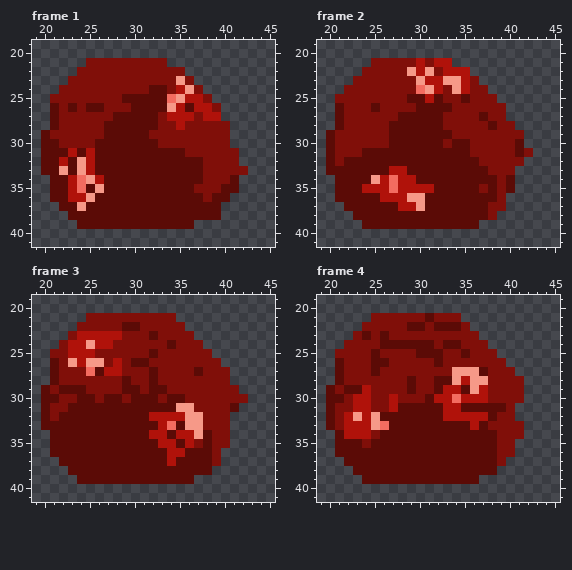
Pixel-art file -- sprites/player-mid-move.aseprite. Above is the file before it was changed.
64x64 pixels, 4 frames. Shown: frame 1: x 19..45, y 19..41; frame 2: x 19..45, y 19..41; frame 3: x 19..45, y 19..41; frame 4: x 19..45, y 19..41.
The result:
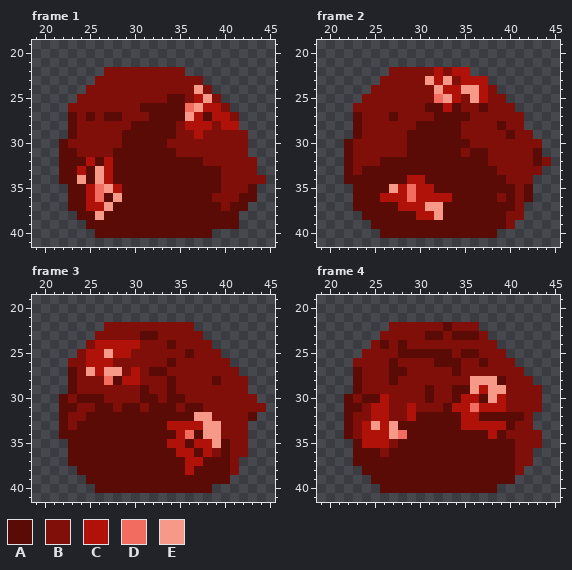
Palette (. is transparent): A #5b0b06  B #800f09  C #b0120a  D #f36c60  E #f69988
What changed:
--- frame 1
@@ x 19..45 @@
 20 ...........................
-21 ......BBBBBBBBB............
-22 .....BBBBBBBBBBBB..........
-23 ....BBBBBBBBBBBBEB.........
-24 ...BBBBBBBBBBAABCEB........
-25 ..BBBBBBBBAAAAADECCB.......
-26 ..ABABAABBBAAAAECACCB......
-27 ..ABBBBBBAAAAABCCCBCC......
-28 ..ABBBBBAAAAAABBCBBBBB.....
-29 .ABBBBBBAAAAABBBBBBBBB.....
-30 .AABBBBAAAAAAABBBBBBBB.....
-31 .AAACACAAAAAAAAAABBBBBB....
-32 .AACAECAAAAAAAAAAAABBBB....
-33 .AAEAECAAAAAAAAAAAABBBBB...
-34 ..AACDECAAAAAAAAAAABBBA....
-35 ..AACDAEAAAAAAAAAABBBAA....
-36 ..AACCEAAAAAAAAAAAABAA.....
-37 ...AAEAAAAAAAAAAAAAAA......
-38 ....AAAAAAAAAAAAAAAAA......
-39 .....AAAAAAAAAAAAA.........
-40 ...........................
+21 ...........................
+22 ........BBBBBBBBB..........
+23 .......BBBBBBBBBBBB........
+24 ......BBBBBBBBBBBBEB.......
+25 .....BBBBBBBBBBAABCEB......
+26 ....BBBBBBBBAAAAADECCB.....
+27 ....ABABAABBBAAAAECACCB....
+28 ....ABBBBBBAAAAABCCCBCC....
+29 ....ABBBBBAAAAAABBCBBBBB...
+30 ...ABBBBBBAAAAABBBBBBBBB...
+31 ...AABBBBAAAAAAABBBBBBBB...
+32 ...AAACACAAAAAAAAAABBBBBB..
+33 ...AACAECAAAAAAAAAAAABBBB..
+34 ...AAEAECAAAAAAAAAAAABBBBB.
+35 ....AACDECAAAAAAAAAAABBBA..
+36 ....AACDAEAAAAAAAAAABBBAA..
+37 ....AACCEAAAAAAAAAAAABAA...
+38 .....AAEAAAAAAAAAAAAAAA....
+39 ......AAAAAAAAAAAAAAAAA....
+40 .......AAAAAAAAAAAAA.......
 41 ...........................
--- frame 2
@@ x 19..45 @@
 20 ...........................
-21 ......BBBBBCBCC............
-22 .....BBBBBECEBCCC..........
-23 ....BBBBBBBECCEECB.........
-24 ...BBBBBBBBDECBECBB........
-25 ..BBBBBBBBAACABBABBB.......
-26 ..ABBBABBBBAAAABBBBBB......
-27 ..ABBBBBBAAAAABBBBABB......
-28 ..ABBBBBAAAAAABBBBBABB.....
-29 .ABBBBBBAAAAAAABBBBBBBB....
-30 .ABBBBBBAAAAAABAABBBBBA....
-31 .ABBBAAAAAAAAAAAABBBBBAB...
-32 .ABAAAAAAAAAAAAAAABBBBB....
-33 .AAAAAAACCAAAAAAAAABBB.....
-34 ..AAAAECDCCAAAAAAAAABA.....
-35 ..AAACCCDCCCCAAAAABABA.....
-36 ..AAAAACCCEEAAAAAAAAB......
-37 ...AAAAAACCEAAAAAAABB......
-38 ....AAAAAAAAAAAAAAAB.......
-39 .....AAAAAAAAAAAAA.........
-40 ...........................
+21 ...........................
+22 ........BBBBBCBCC..........
+23 .......BBBBBECEBCCC........
+24 ......BBBBBBBECCEECB.......
+25 .....BBBBBBBBDECBECBB......
+26 ....BBBBBBBBAACABBABBB.....
+27 ....ABBBABBBBAAAABBBBBB....
+28 ....ABBBBBBAAAAABBBBABB....
+29 ....ABBBBBAAAAAABBBBBABB...
+30 ...ABBBBBBAAAAAAABBBBBBBB..
+31 ...ABBBBBBAAAAAABAABBBBBA..
+32 ...ABBBAAAAAAAAAAAABBBBBAB.
+33 ...ABAAAAAAAAAAAAAAABBBBB..
+34 ...AAAAAAACCAAAAAAAAABBB...
+35 ....AAAAECDCCAAAAAAAAABA...
+36 ....AAACCCDCCCCAAAAABABA...
+37 ....AAAAACCCEEAAAAAAAAB....
+38 .....AAAAAACCEAAAAAAABB....
+39 ......AAAAAAAAAAAAAAAB.....
+40 .......AAAAAAAAAAAAA.......
 41 ...........................
--- frame 3
@@ x 19..45 @@
 20 ...........................
-21 ......BBBBBBBBBB...........
-22 .....BBBBBAABBBBB..........
-23 ....BCCCCCBBBABBBB.........
-24 ...BCCECCBBBBBBABBB........
-25 ..BBCCCBBBBBBABBBBBB.......
-26 ..ABECEEBCBAABBBBBBBB......
-27 ..ABBBDACCBBBABBBBABBB.....
-28 ..ABBBBBBBABBABBBBBBBB.....
-29 .ABAAABBBBAABAABBBBBBBB....
-30 .AABBAABAABAAABAABBBBBBB...
-31 .ABBAAAAAAAAAAAAEEBBBBA....
-32 .ABAAAAAAAAAACCCCEEBBB.....
-33 .AAAAAAAAAAAAACDAEEBBB.....
-34 ..AAAAAAAAAAACCACCEABB.....
-35 ..AAAAAAAAAAAACCACBABB.....
-36 ..AAAAAAAAAAAAACCAAAB......
-37 ...AAAAAAAAAAAACAAAAB......
-38 ....AAAAAAAAAAAAAAAA.......
-39 .....AAAAAAAAAAAAA.........
-40 ...........................
+21 ...........................
+22 ........BBBBBBBBBB.........
+23 .......BBBBBAABBBBB........
+24 ......BCCCCCBBBABBBB.......
+25 .....BCCECCBBBBBBABBB......
+26 ....BBCCCBBBBBBABBBBBB.....
+27 ....ABECEEBCBAABBBBBBBB....
+28 ....ABBBDACCBBBABBBBABBB...
+29 ....ABBBBBBBABBABBBBBBBB...
+30 ...ABAAABBBBAABAABBBBBBBB..
+31 ...AABBAABAABAAABAABBBBBBB.
+32 ...ABBAAAAAAAAAAAAEEBBBBA..
+33 ...ABAAAAAAAAAACCCCEEBBB...
+34 ...AAAAAAAAAAAAACDAEEBBB...
+35 ....AAAAAAAAAAACCACCEABB...
+36 ....AAAAAAAAAAAACCACBABB...
+37 ....AAAAAAAAAAAAACCAAAB....
+38 .....AAAAAAAAAAAACAAAAB....
+39 ......AAAAAAAAAAAAAAAA.....
+40 .......AAAAAAAAAAAAA.......
 41 ...........................
--- frame 4
@@ x 19..45 @@
 20 ...........................
-21 ......BBBBBBABBB...........
-22 .....BBBBBAABAAAB..........
-23 ....BABABBBBBBBBBB.........
-24 ...BBBBAAAAAABAABBB........
-25 ..BBBBABBBBAAABBABBB.......
-26 ..ABBBAABBBBBABBBBBBB......
-27 ..ABBBABBBBBBBBEEEABBB.....
-28 ..ABBBBBBBABBAAECEEBBBB....
-29 .ABAACBBBBABBACCAECBBBB....
-30 .AABCCBBCBBBACCDCCCBBBB....
-31 .ABBCCBBCAAAAACCAAAAAB.....
-32 .ABCECEAAAAAAACCCCCABB.....
-33 .ABCCCEDAAAAAAAAACABBBB....
-34 ..ACCCBAAAAAAAAAAAAABBB....
-35 ..AAABAAAAAAAAAAAAAABB.....
-36 ..AAAAAAAAAAAAAAAAAABB.....
-37 ...AAAAAAAAAAAAAAAAAB......
-38 ....AAAAAAAAAAAAAAAA.......
-39 .....AAAAAAAAAAAAA.........
-40 ...........................
+21 ...........................
+22 ........BBBBBBABBB.........
+23 .......BBBBBAABAAAB........
+24 ......BABABBBBBBBBBB.......
+25 .....BBBBAAAAAABAABBB......
+26 ....BBBBABBBBAAABBABBB.....
+27 ....ABBBAABBBBBABBBBBBB....
+28 ....ABBBABBBBBBBBEEEABBB...
+29 ....ABBBBBBBABBAAECEEBBBB..
+30 ...ABAACBBBBABBACCAECBBBB..
+31 ...AABCCBBCBBBACCDCCCBBBB..
+32 ...ABBCCBBCAAAAACCAAAAAB...
+33 ...ABCECEAAAAAAACCCCCABB...
+34 ...ABCCCEDAAAAAAAAACABBBB..
+35 ....ACCCBAAAAAAAAAAAAABBB..
+36 ....AAABAAAAAAAAAAAAAABB...
+37 ....AAAAAAAAAAAAAAAAAABB...
+38 .....AAAAAAAAAAAAAAAAAB....
+39 ......AAAAAAAAAAAAAAAA.....
+40 .......AAAAAAAAAAAAA.......
 41 ...........................
Where, in picture pixels (left, top, right, bottom), the same in both pictures:
changed: (41, 58, 266, 238)
changed: (326, 58, 551, 238)
changed: (41, 313, 266, 493)
changed: (326, 313, 542, 493)
